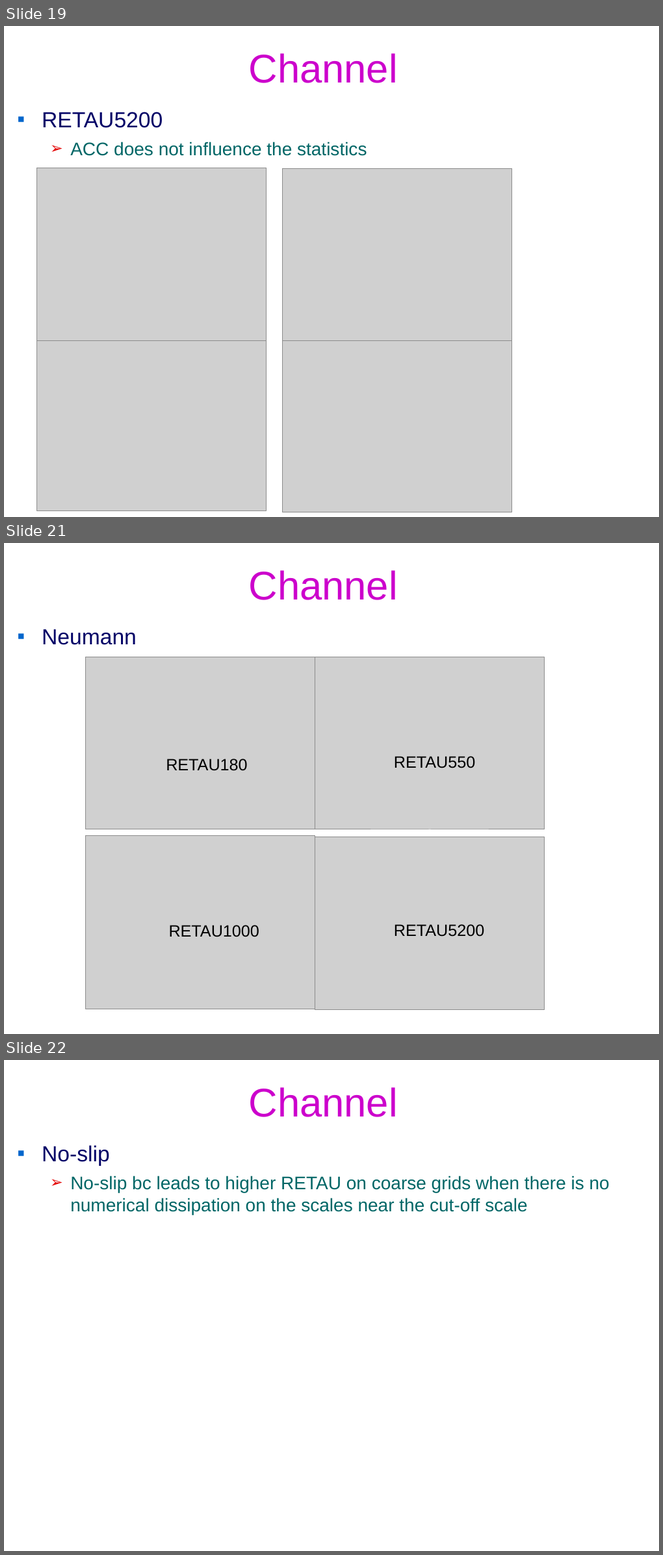
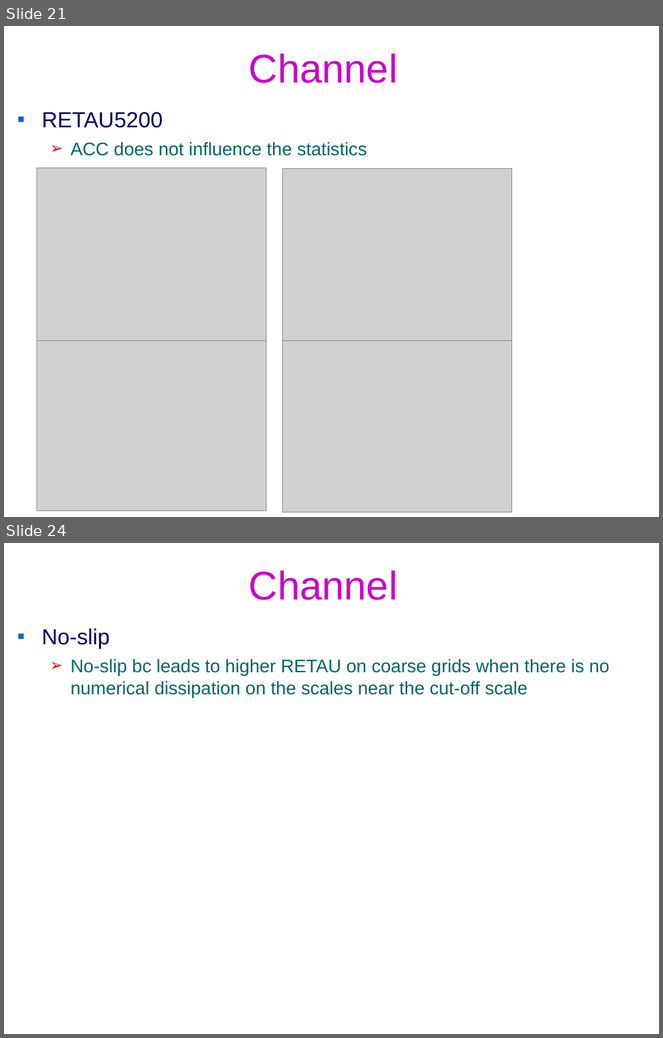
Before and after one commit to federicoVerolini/CaLES, a slide deck: docs/vv.pptx. Shown one above the other, each under a label of ours: slides 19, 21 and 22 before the commit, slides 21 and 24 after it; the slides between them are not shown. The pictures are 663x1555 and 663x1038 pixels, drawn with LibreOffice and Linux fonts; fonts in the diff are those of the drawing; grey boxes stand for pictures; background and template pictures are left out. Boxes give left, top, right and bottom in pixels: in the first picture for what was removed or moved away, otherwise in the second. Text is boxed around its words. In the diff, an @@ line names an element or a change of style, - is before the commit and + after.

```diff
--- a/docs/vv.pptx
+++ b/docs/vv.pptx
@@ slide 21 removed at box(4, 543, 659, 1034), background #FFFFFF @@
@@ title removed at box(249, 570, 398, 600) @@
-Channel
@@ text removed at box(42, 629, 137, 645) @@
-▪ Neumann
@@ picture removed at box(86, 657, 315, 829) @@
@@ picture removed at box(315, 657, 545, 829) @@
@@ text removed at box(394, 756, 475, 769) @@
-RETAU550
@@ text removed at box(166, 759, 247, 771) @@
-RETAU180
@@ picture removed at box(86, 836, 315, 1010) @@
@@ picture removed at box(315, 837, 545, 1010) @@
@@ text removed at box(169, 925, 259, 938) @@
-RETAU1000
@@ text removed at box(394, 925, 484, 937) @@
-RETAU5200
@@ what was slide 19 is now slide 21 @@
@@ what was slide 22 is now slide 24 @@
```
Also in this commit, not shown: 9 slides changed, 5 slides added, 3 other slides removed, 4 other files.
